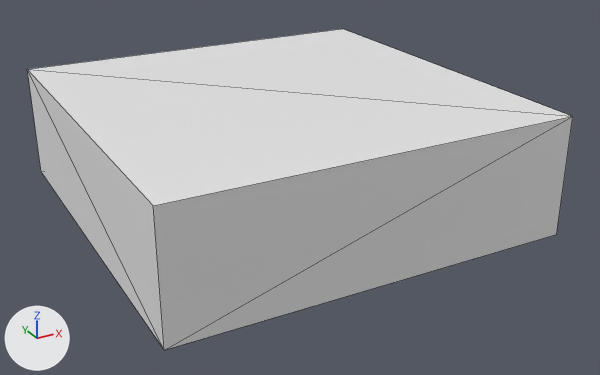
The glTF model Model3d/glb/C04-21379A.glb, before and after one commit.
Before and after are seen from a camera (50 mm lens) standing at (-0.00123, -0.00383, 0.00274) and looking at (0.00158, 0.00127, 0.00018). Every picture has the same lights, and +X, +Y and +Z are marked at lower left. The first picture is the older version. Mesh edges are drawn as thin lines. Where no turn or scale is listed for an object, it has been applied to the vertices. Vertices at exactly the same position are counted once.

Objects in the first picture: 'OpenSCAD Model'.
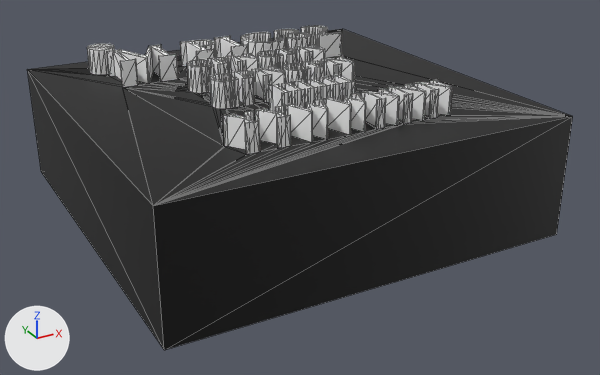
Changed parts and their boxes (x1, y1, x2, y2) in the pictures (600 x 375 px):
'OpenSCAD Model', reshaped: before (27, 29, 573, 350); after (27, 25, 573, 350)
part 1 of me_openscad_model, added: after (27, 25, 573, 206)
part 2 of me_openscad_model, recoloured (white to black): (27, 70, 573, 350) in both

The edits, one by one:
Material 'Color 1' (mat_color_1) is new.
Its base color is (0.0, 0.0, 0.0) (black #000000).
Material 'Color 2' (mat_color_2) is new.
Its base color is (1.0, 1.0, 1.0) (white #ffffff).
me_openscad_model is used by ob_openscad_model.
me_openscad_model had 8 vertices, 12 faces and spanned x 0.0..0.003, y 0.0..0.003, z 0.0..0.0009.
me_openscad_model now has 1504 vertices, 3004 faces and spans x 0.0..0.003, y 0.0..0.003, z 0.0..0.0011.
me_openscad_model part 1: 1496 vertices added at x 0.00042..0.00246, y 0.00042..0.00276, z 0.0009..0.0011.
me_openscad_model part 2: 10 faces spanning x 0.0..0.003, y 0.0..0.003, z 0.0..0.0009 switch from no material to mat_color_1 (black #000000).
me_openscad_model gains material mat_color_2 (white #ffffff).
